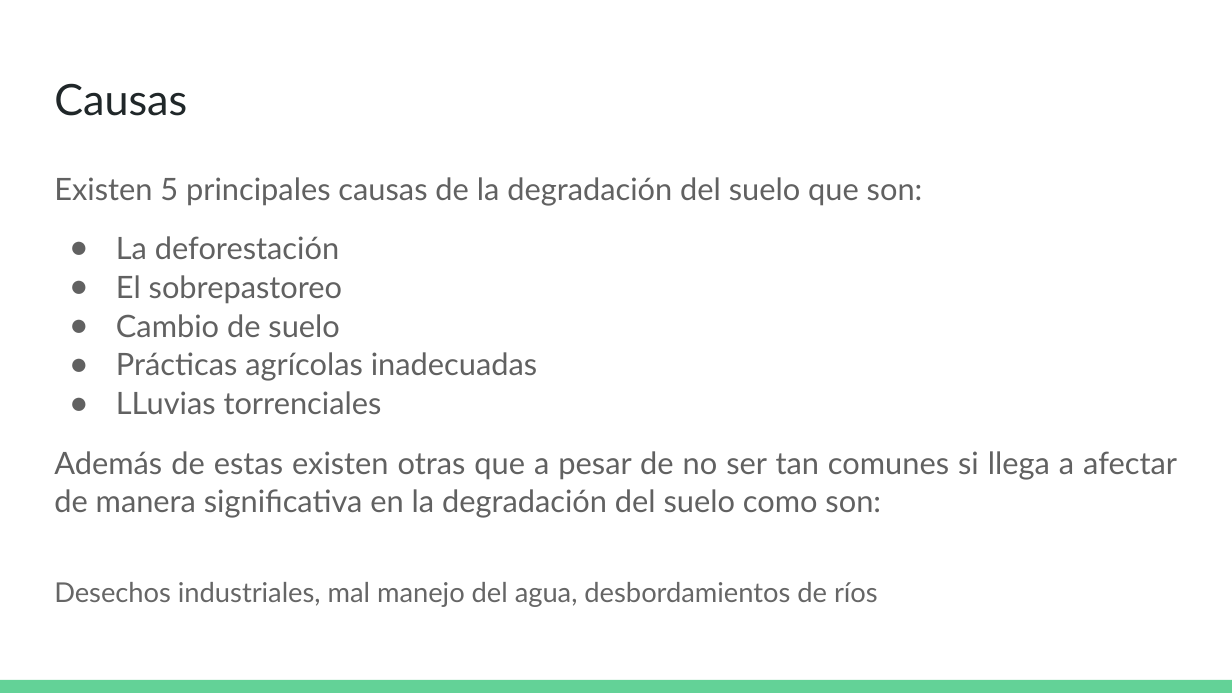
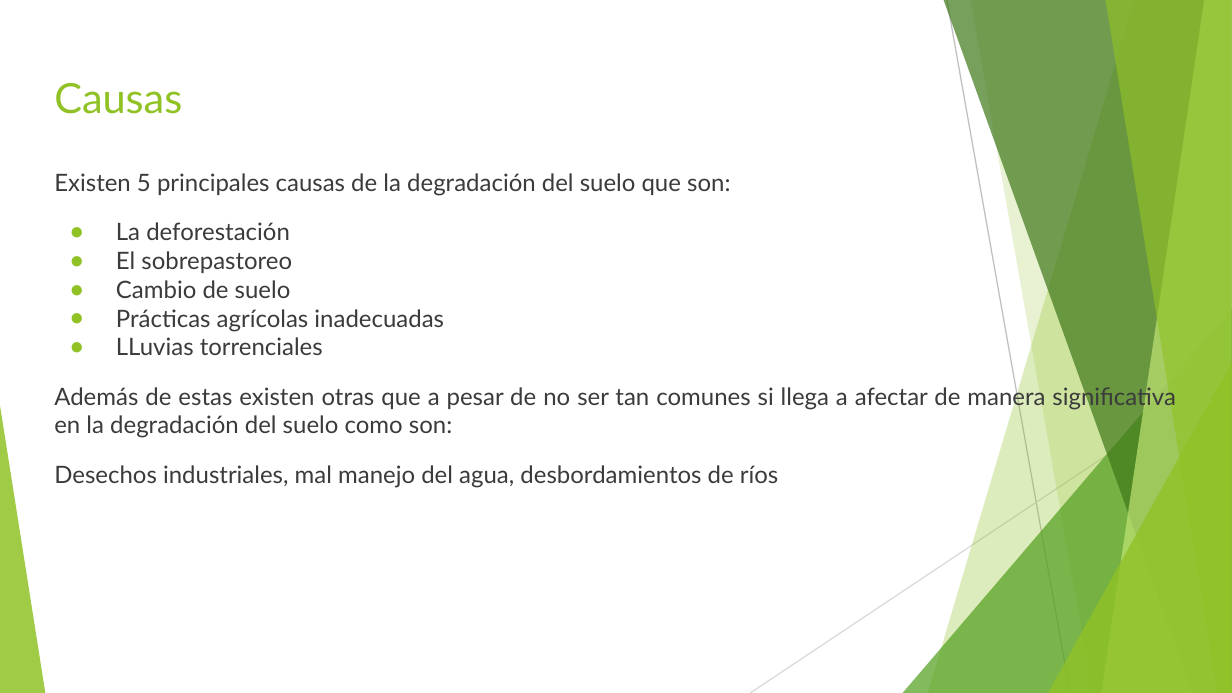
Before and after one commit to themanfred/trabajoFinalG7, a slide deck: slide 3 of Problema medioambiental.pptx. Drawn at 1232x693 pixels with LibreOffice and Linux fonts; fonts in the diff are those of the drawing. Boxes give left, top, right and bottom in pixels: in the first picture for what was removed or moved away, otherwise in the second. Text is boxed around its words. In the diff, an @@ line names an element or a change of style, - is before the commit and + after.

```diff
--- a/Problema medioambiental.pptx
+++ b/Problema medioambiental.pptx
@@ title "Causas" at (x1=54, y1=83, x2=182, y2=114): size 25.2 to 24.3 pt, text colour #202729 to #90C226 @@
@@ text at (x1=54, y1=173, x2=1176, y2=438): size 18 to 14 pt, text colour #616161 to #3B3B3B in "Existen 5 principales causas de la degradación ...", "La deforestación", "El sobrepastoreo", "Cambio de suelo" and 3 more places; line spacing 1.05 to 1; bullet colour #616161 to #90C226 @@
@@ group added at (x1=0, y1=0, x2=1232, y2=693): 5 freeform shapes, 3 triangles, 2 lines @@
@@ text at (x1=54, y1=465, x2=778, y2=488): paragraph added @@
+Desechos industriales, mal manejo del agua, desbordamientos de ríos
@@ text removed at (x1=54, y1=582, x2=878, y2=607) @@
-Desechos industriales, mal manejo del agua, desbordamientos de ríos
@@ rectangle removed at (x1=0, y1=680, x2=1232, y2=693) @@
```
Also in this commit, not shown: 4 other slides changed, 2 slides added.
